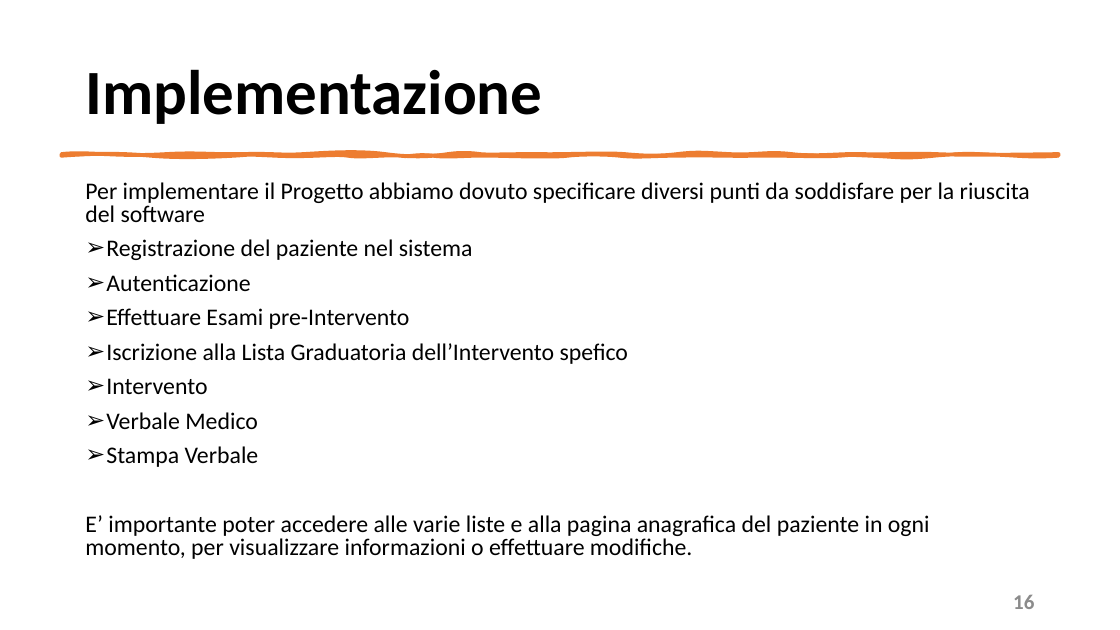
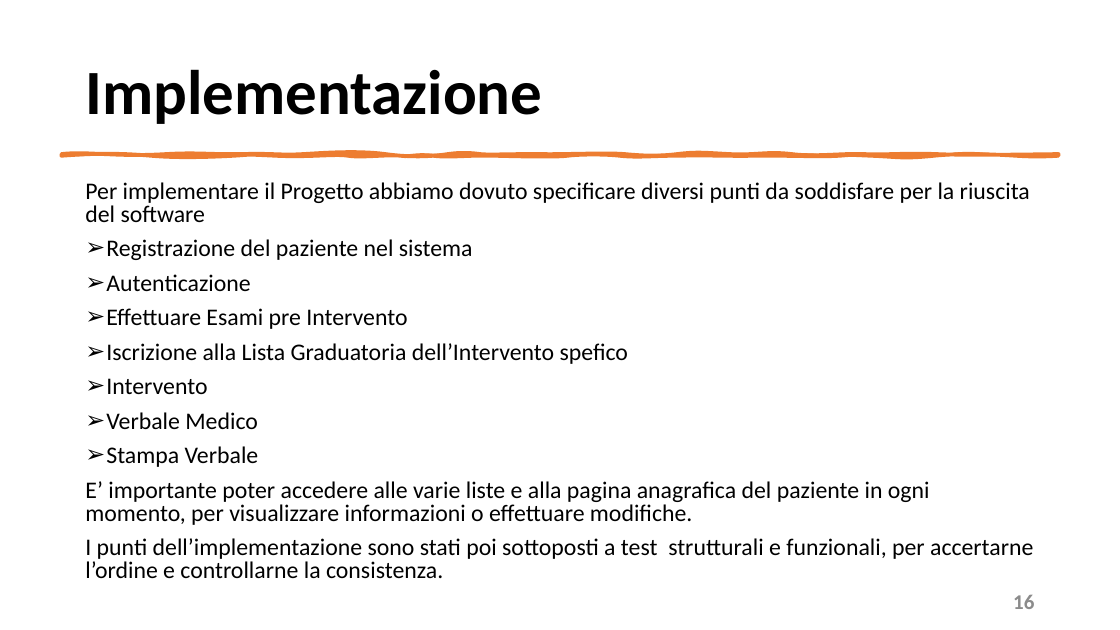
Before and after one commit to mangilimatteo/Progetto_Ingegneria_Software_Cattaneo_Mangili_Saini, a slide deck: slide 16 of Presentazione/Presentazione_Progetto.pptx. Drawn at 1120x630 pixels with LibreOffice and Linux fonts; fonts in the diff are those of the drawing. Boxes give left, top, right and bottom in pixels: in the first picture for what was removed or moved away, otherwise in the second. Text is boxed around its words. In the diff, an @@ line names an element or a change of style, - is before the commit and + after.

```diff
--- a/Presentazione/Presentazione_Progetto.pptx
+++ b/Presentazione/Presentazione_Progetto.pptx
@@ text at [106, 308, 407, 329]: text changed @@
-➢ Effettuare Esami pre-Intervento
+➢ Effettuare Esami pre Intervento
@@ text at [85, 538, 1033, 578]: paragraph added @@
+I punti dell’implementazione sono stati poi sottoposti a test strutturali e funzionali, per accertarne l’ordine e controllarne la consistenza.
```
Also in this commit, not shown: 7 other slides changed.
